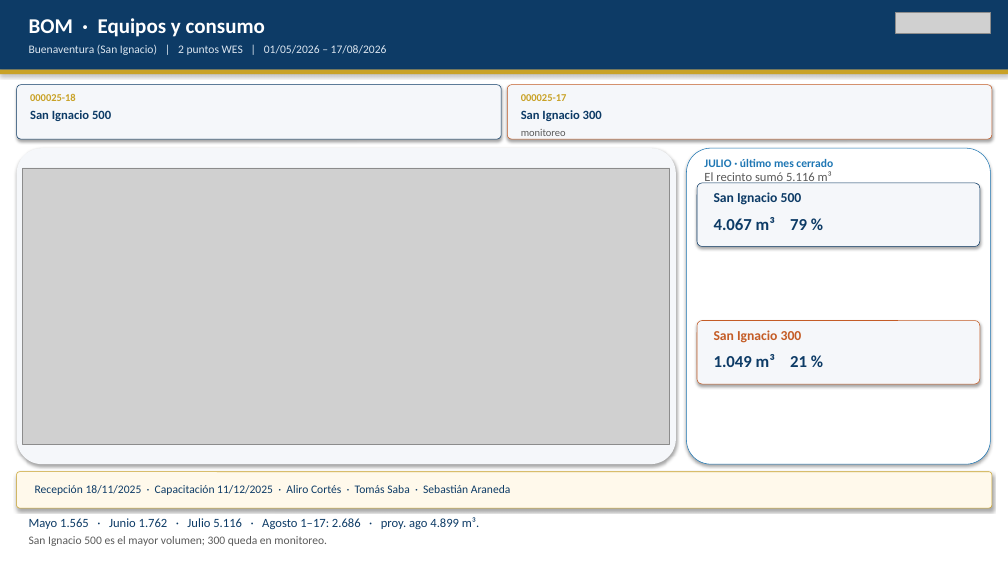
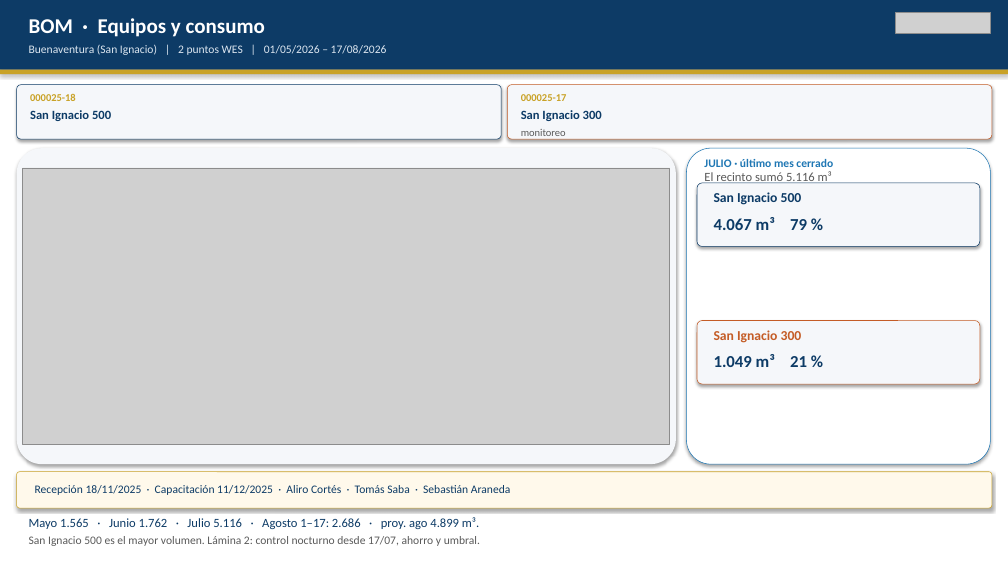
Before and after one commit to anibaloperacionesWes/wes-scripts, a slide deck: slide 8 of reports/Parque_Arauco/TMP_7MALLS/entrega_diego_anibal/Recorrido_ejecutivo_PA_MAE_20260817.pptx. Drawn at 1008x567 pixels with LibreOffice and Linux fonts; fonts in the diff are those of the drawing; grey boxes stand for pictures. Boxes give left, top, right and bottom in pixels: in the first picture for what was removed or moved away, otherwise in the second. Text is boxed around its words. In the diff, an @@ line names an element or a change of style, - is before the commit and + after.

```diff
--- a/reports/Parque_Arauco/TMP_7MALLS/entrega_diego_anibal/Recorrido_ejecutivo_PA_MAE_20260817.pptx
+++ b/reports/Parque_Arauco/TMP_7MALLS/entrega_diego_anibal/Recorrido_ejecutivo_PA_MAE_20260817.pptx
@@ text at <box>29,536,480,546</box>: text changed @@
-San Ignacio 500 es el mayor volumen; 300 queda en monitoreo.
+San Ignacio 500 es el mayor volumen. Lámina 2: control nocturno desde 17/07, ahorro y umbral.
```
Also in this commit, not shown: 1 other slide changed, 1 slide added, 3 other files.
